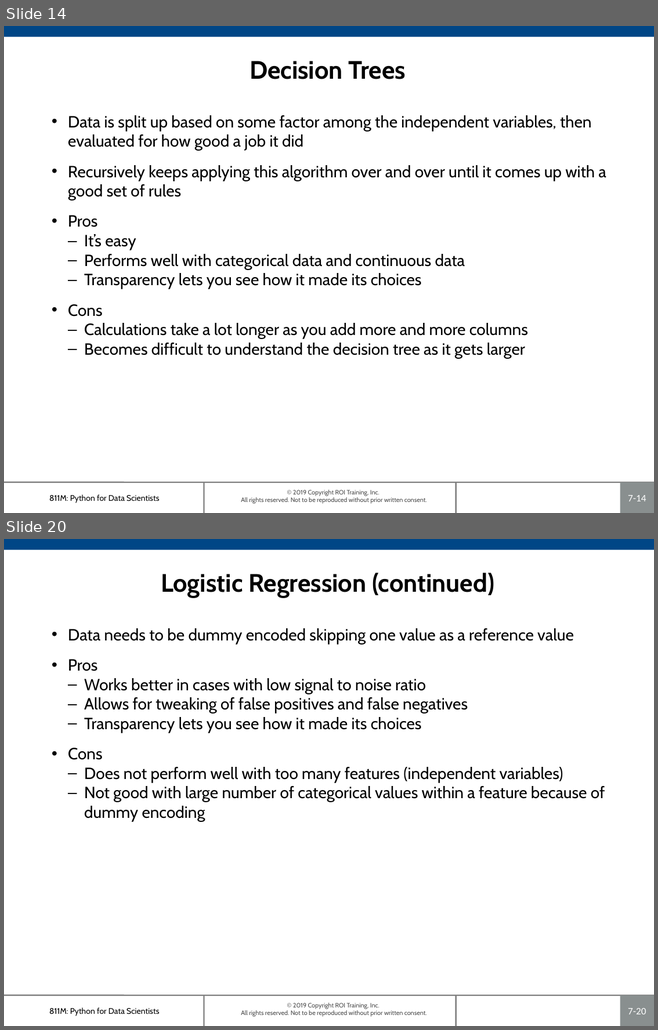
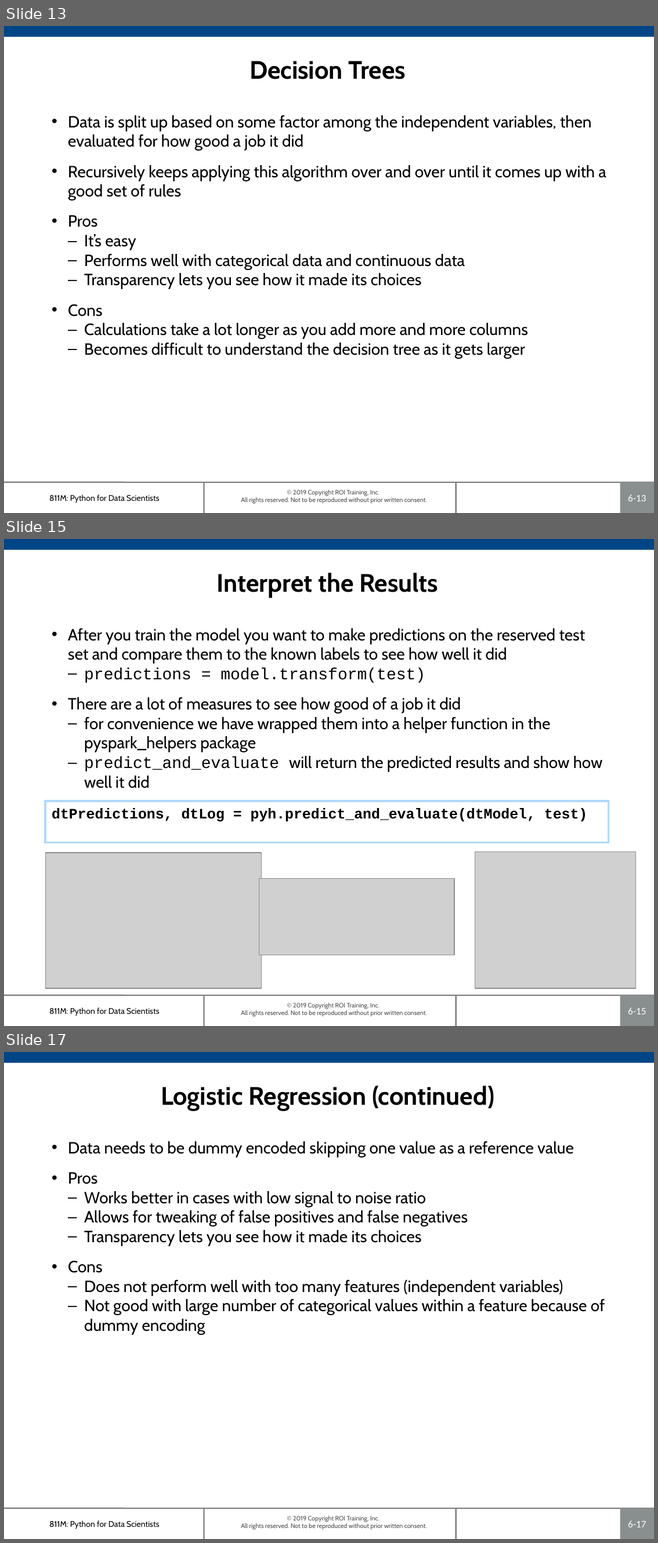
Before and after one commit to roitraining/SparkforDataEngineers, a slide deck: Ch06_ClassificationModels.pptx. Shown one above the other, each under a label of ours: slides 14 and 20 before the commit, slides 13, 15 and 17 after it; the slides between them are not shown. The pictures are 658x1030 and 658x1543 pixels, drawn with LibreOffice and Linux fonts; fonts in the diff are those of the drawing; grey boxes stand for pictures; background and template pictures are left out. Boxes give left, top, right and bottom in pixels: in the first picture for what was removed or moved away, otherwise in the second. Text is boxed around its words. In the diff, an @@ line names an element or a change of style, - is before the commit and + after.

```diff
--- a/Ch06_ClassificationModels.pptx
+++ b/Ch06_ClassificationModels.pptx
@@ slide 15 added at [4,539,654,1026], background #FFFFFF; not listed: 7 template elements that a slide beside it also shows @@
@@ title added at [217,573,438,598], 28 pt, text #000000, bold @@
+Interpret the Results
@@ text added at [68,628,603,788], 18 pt, text #000000 @@
+• After you train the model you want to make predictions on the reserved test set and compare them to the known labels to see how well it did
+  – predictions = model.transform(test)
+• There are a lot of measures to see how good of a job it did
+  – for convenience we have wrapped them into a helper function in the pyspark_helpers package
+  – predict_and_evaluate will return the predicted results and show how well it did
@@ rectangle added at [46,801,608,843], outline #AFD9FF 2.25 pt, 16 pt, text #000000, bold @@
+dtPredictions, dtLog = pyh.predict_and_evaluate(dtModel, test)
@@ picture added at [46,853,262,988] @@
@@ picture added at [475,852,636,988] @@
@@ picture added at [259,879,454,955] @@
@@ what was slide 14 is now slide 13 @@
@@ page number at [628,495,645,502]: text changed @@
-7-14
+6-13
@@ what was slide 20 is now slide 17 @@
@@ page number at [628,1521,645,1528]: text changed @@
-7-20
+6-17
```
Also in this commit, not shown: 6 slides changed, 8 other slides added, 18 slides removed, 1 other file.
